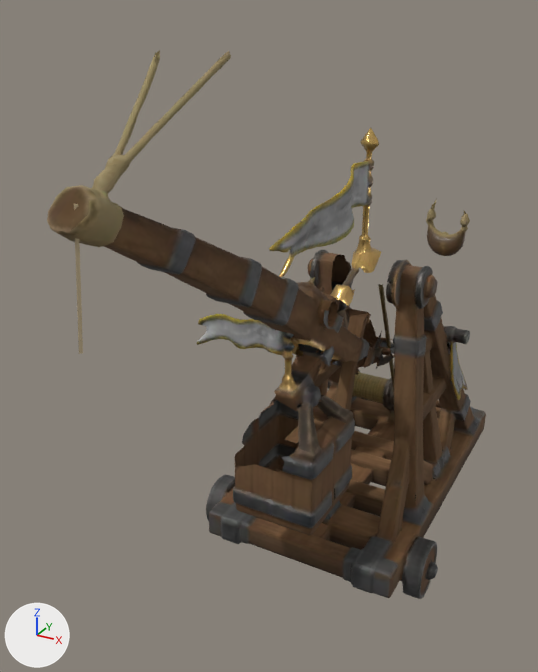
One commit to the glTF model public/models/v2/trebuchet.glb: the scene before it, then after it.
The view is the same before and after, from a camera (50 mm lens) standing at (3.64, -10.11, 7.39) and looking at (-0.72, -2.17, 3.42). The axes (+X, +Y, +Z) are drawn at lower left. The lights are the same throughout. The picture after the commit comes second. Both versions are drawn at frame 16 of the action 'fire'; the numbers are the values there. Vertices at exactly the same position are counted once.
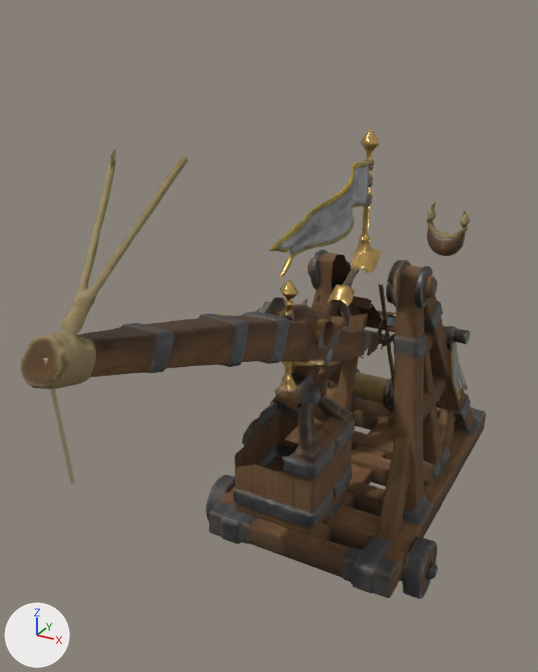
ob_arm is not drawn itself; it is the parent of ob_rope, ob_mesh_2.

Changed parts and their boxes (x1, y1, x2, y2) in the pictures (538 x 672 px):
'Mesh_2', turned: before (47, 50, 394, 375); after (21, 150, 396, 389)
'Mesh_1', turned: before (74, 204, 83, 354); after (44, 358, 75, 484)
part 2 of me_mesh_3, surface changed: before (197, 137, 448, 585); after (217, 137, 448, 585)

The change, as a list of edits to the scene's bpy script:
```text
Change mat_trebuchet_mat:
    remove # nodes: BsdfPrincipled, Mapping x3, NormalMap, OutputMaterial, SeparateColor, TexImage x3, UVMap x3
    nodes: BsdfPrincipled, NormalMap, OutputMaterial, SeparateColor, TexImage x3
Change me_mesh_2:
    where me_mesh_2.from_pydata(...)  # 1248 vertices, 2321 faces; spans x 2539.0..4438.0, y -13373.0..0.0, z 0.0..7389.0
    used by ob_mesh_2; parent = ob_arm; location = (-1.787, 5.014, -1.256); scale = (0.000517, 0.000517, 0.000517)
    me_mesh_2 part 1: texture (UV) coordinates of 2321 of 2321 faces, centred in x 2551.0..4422.0, y -13370.0..-8.0, z 179.0..7372.0, changed; they spanned u 0.0..0.06, v 0.94..1.0 and now span u 0.01..0.99, v 0.01..0.98
Change me_mesh_3:
    where me_mesh_3.from_pydata(...)  # 6256 vertices, 12453 faces; spans x 0.0..6912.0, y -16383.0..-3015.0, z 2429.0..14004.0
    used by ob_mesh_3; parent = ob_frame; location = (-1.787, 5.014, -1.256); scale = (0.000517, 0.000517, 0.000517)
    me_mesh_3 part 2: texture (UV) coordinates of 12453 of 12453 faces, centred in x 4.0..6908.0, y -16375.0..-3021.0, z 2438.0..13973.0, changed; they spanned u 0.0..0.06, v 0.94..1.0 and now span u 0.01..1.0, v 0.0..0.98
Change ob_arm:
    ob_arm.rotation_euler: (2.176, 0.0, 0.0) -> (2.372, 0.0, 0.0)  # degrees (125, 0, 0) -> degrees (136, 0, 0)
```
